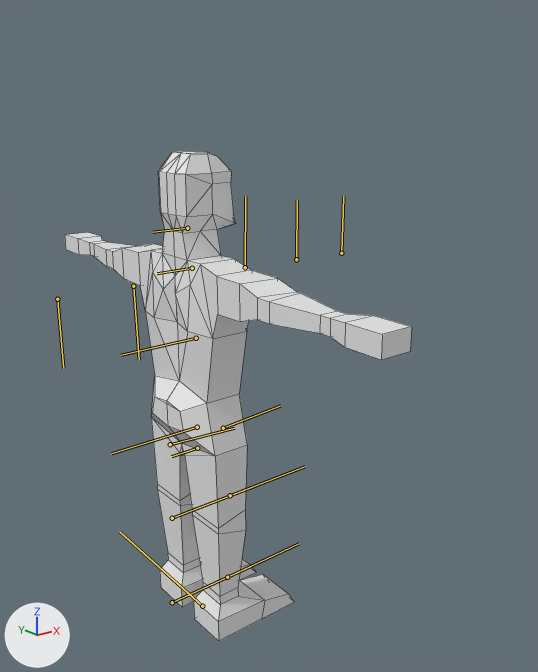
Renders of the FBX model BunchesProject/Assets/FBX/Human.fbx from each side of a commit.
One viewpoint serves both versions: a camera (50 mm lens) standing at (-0.0147, -0.023, 0.0206) and looking at (0.0023, -0.0017, 0.0121). Arrows for +X, +Y and +Z are at lower left; the lights stay in place. The bones that bend it are drawn over the model as lines. Mesh edges are drawn as thin lines.

In view in the first picture: 'HumanMesh'.
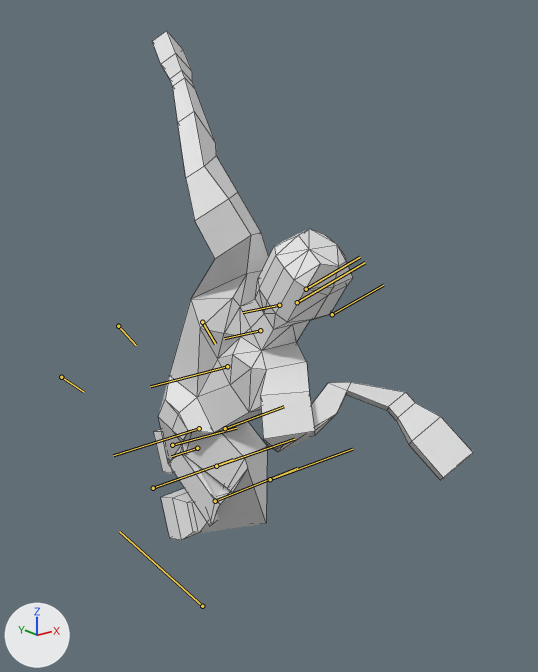
The newer file adds an action. The first version stands in its rest pose; the second is drawn at frame 20 of the action 'WallPop'.

The edits, one by one:
Bone 'Pelvis' (bone_pelvis) turns from (0, 0, 0) to (0, -10, 0) degrees about its own x, y and z.
Bone 'Stomach' (bone_stomach) turns from (0, 0, 0) to (0, -20, 0) degrees about its own x, y and z.
Bone 'Chest' (bone_chest) turns from (0, 0, 0) to (0, -20, 0) degrees about its own x, y and z.
Bone 'Head' (bone_head) turns from (0, 0, 0) to (0, 15, 0) degrees about its own x, y and z.
Bone 'UArm_r' (bone_uarm_r) moves from (0.0, 0.0, 0.0) to (-0.043, -0.03, -0.073).
Bone 'UArm_r' (bone_uarm_r) turns from (0, 0, 0) to (0, 20, 35) degrees about its own x, y and z.
Bone 'LArm_r' (bone_larm_r) turns from (0, 0, 0) to (0, -35, 0) degrees about its own x, y and z.
Bone 'UArm_l' (bone_uarm_l) moves from (0.0, 0.0, 0.0) to (-0.043, 0.03, -0.073).
Bone 'UArm_l' (bone_uarm_l) turns from (0, 0, 0) to (0, 20, -35) degrees about its own x, y and z.
Bone 'LArm_l' (bone_larm_l) turns from (0, 0, 0) to (0, -35, 0) degrees about its own x, y and z.
Bone 'ULeg_r' (bone_uleg_r) moves from (0.0, 0.0, 0.0) to (-0.005, 0.0, 0.007).
Bone 'ULeg_r' (bone_uleg_r) turns from (0, 0, 0) to (0, -75, 0) degrees about its own x, y and z.
Bone 'LLeg_r' (bone_lleg_r) turns from (0, 0, 0) to (0, 135, 0) degrees about its own x, y and z.
Bone 'ULeg_l' (bone_uleg_l) moves from (0.0, 0.0, 0.0) to (-0.005, 0.0, 0.007).
Bone 'ULeg_l' (bone_uleg_l) turns from (0, 0, 0) to (0, -75, 0) degrees about its own x, y and z.
Bone 'LLeg_l' (bone_lleg_l) turns from (0, 0, 0) to (0, 135, 0) degrees about its own x, y and z.

Where the change shows, as pixel boxes (x1, y1, x2, y2) in the pictures (538 x 672 px):
'HumanMesh', posed (7% narrower)
    before: (65, 151, 412, 642)
    after: (152, 31, 473, 540)
bone 'Stomach', root to tip
    before: (197, 427) to (111, 453)
    after: (199, 428) to (113, 455)
bone 'Chest', root to tip
    before: (196, 338) to (121, 355)
    after: (227, 366) to (150, 386)
bone 'Head', root to tip
    before: (187, 228) to (152, 232)
    after: (279, 305) to (242, 312)
bone 'UArm_r', root to tip
    before: (133, 286) to (139, 360)
    after: (202, 322) to (215, 344)
bone 'LArm_r', root to tip
    before: (57, 299) to (63, 368)
    after: (118, 326) to (136, 345)
bone 'UArm_l', root to tip
    before: (245, 267) to (245, 196)
    after: (297, 302) to (365, 262)
bone 'LArm_l', root to tip
    before: (296, 259) to (297, 200)
    after: (306, 289) to (360, 257)
bone 'ULeg_r', root to tip
    before: (170, 444) to (234, 428)
    after: (172, 445) to (236, 428)
bone 'LLeg_r', root to tip
    before: (172, 518) to (255, 486)
    after: (215, 501) to (297, 468)
bone 'ULeg_l', root to tip
    before: (223, 428) to (281, 405)
    after: (225, 428) to (284, 406)
bone 'LLeg_l', root to tip
    before: (230, 495) to (305, 466)
    after: (270, 479) to (352, 449)
